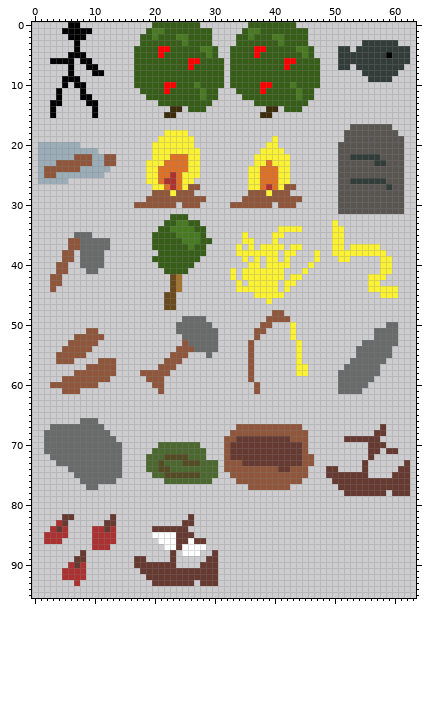
Pixel-art file -- Assets/textures/game_objects.ase. The first picture shows the starting point.
64x96 pixels, 1 frame.
The same view after the edit:
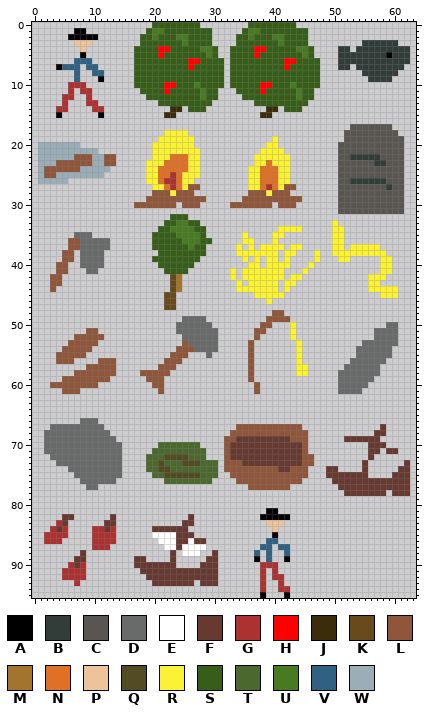
Palette (. is transparent): A #000000  B #323c39  C #595652  D #696a6a  E #ffffff  F #663931  G #ac3232  H #ff0000  J #3b2c0c  K #694a1d  L #8f563b  M #a3742e  N #df7126  P #eec39a  Q #524b24  R #fbf236  S #375e19  T #4b692f  U #487a21  V #306082  W #9badb7
Edits made:
@@ x 1..13 @@
- 0 .....AA......
- 1 ....AAAAA....
- 2 .....AAA.....
- 3 ......A......
- 4 ......A......
- 5 .....AAA.....
- 6 ..AAAA.AA....
- 7 .....A..AA...
- 8 .....A...AA..
- 9 ....AAA......
-10 ....A.AA.....
-11 ...A...A.....
-12 ...A...AA....
-13 ..AA....AA...
-14 ..A......A...
-15 ..A......A...
+ 0 .............
+ 1 ......AA.....
+ 2 .....AAAAA...
+ 3 ......PPP....
+ 4 .......P.....
+ 5 .......A.....
+ 6 ......VVV....
+ 7 ...AVVV.VV...
+ 8 ......V..VV..
+ 9 ......V...A..
+10 .....GGG.....
+11 .....G.GG....
+12 ....GG..G....
+13 ....G...GG...
+14 ...GG....GG..
+15 ...A......A..
 16 .............
@@ x 35..44 @@
 80 ..........
-81 ..........
-82 ..........
-83 ..........
-84 ..........
-85 ..........
-86 ..........
-87 ..........
-88 ..........
-89 ..........
-90 ..........
-91 ..........
-92 ..........
-93 ..........
-94 ..........
-95 ..........
+81 ....AA....
+82 ...AAAAA..
+83 ....PPP...
+84 .....P....
+85 .....A....
+86 ....VV....
+87 ...VV.VV..
+88 ..V.V..V..
+89 ..A.V..A..
+90 ...GGG....
+91 ...G.G....
+92 ...G.GG...
+93 ...G..G...
+94 ...G..GG..
+95 ...A...A..
Boxes around the changes in both pictures, in picture pixels (x1, y1, x2, y2):
changed: (50, 22, 104, 118)
added: (254, 508, 290, 598)
